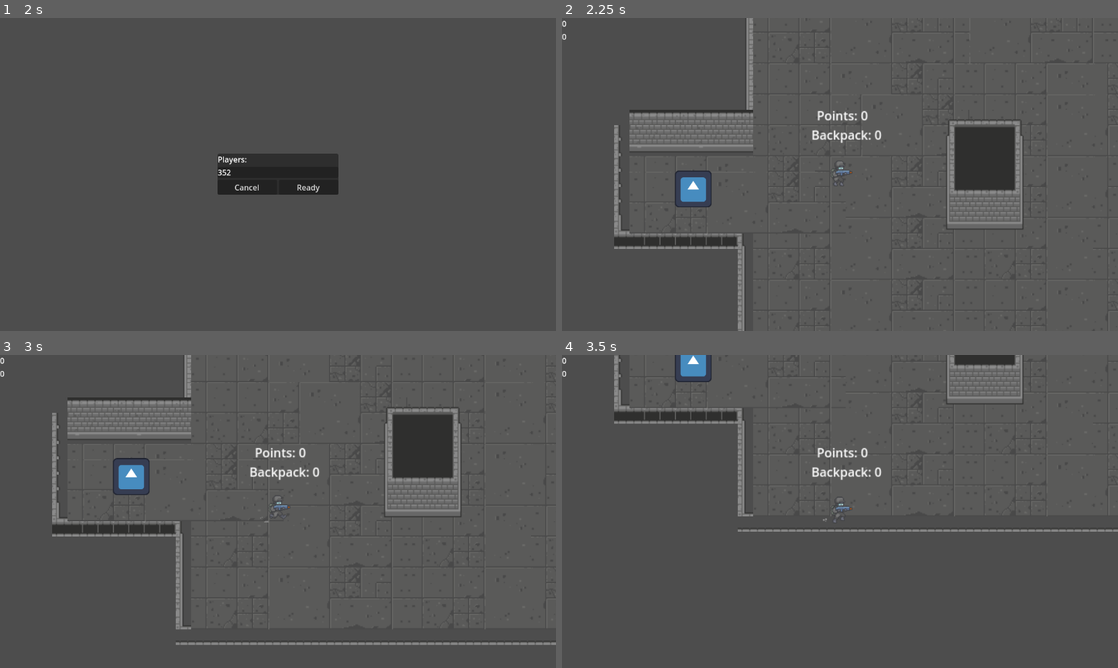
Above: before the commit, frames 1-4 (two rows, left to right).
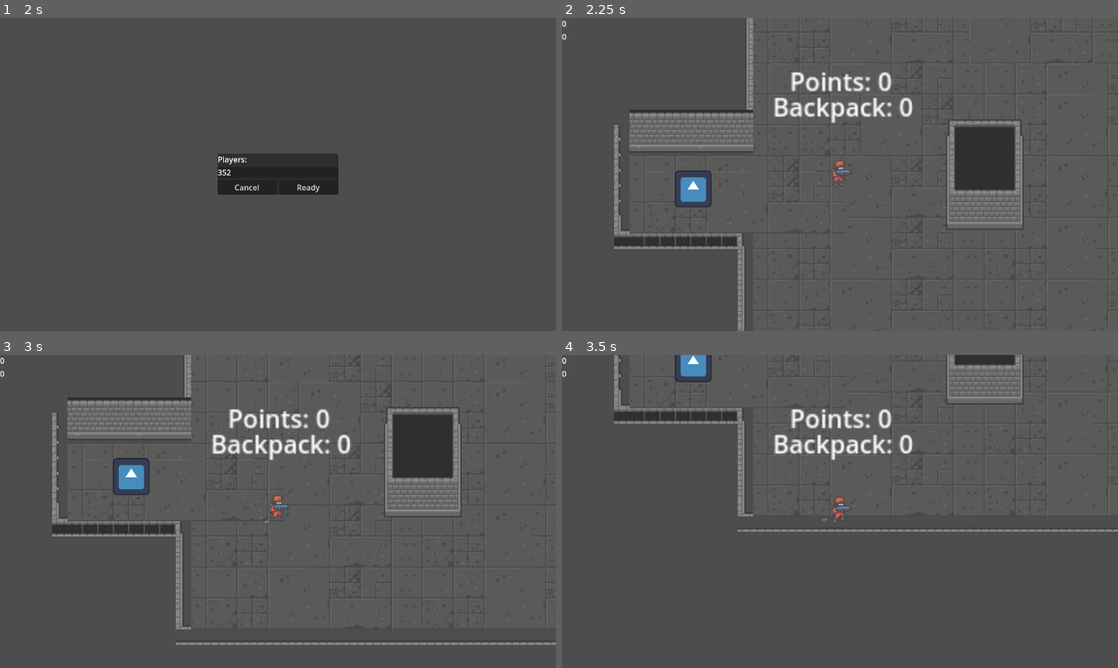
Above: after the commit, the same moments.

Repository: Milwer7/Tiamat-Studios-Game
Game: Godot game, scene res://scenes/lobby.tscn
Two runs of this game, one before a commit and one after it. Both use one fixed random seed, a clock stepped at 60 frames per second and the inputs below. The engine's default icon, where the game draws it, is replaced by a stand-in: a white triangle on a blue panel in a dark square.
Inputs:
- Up to frame 1 (2 s): tap Enter at 0.5 s; hold D (move_right) 0.53-1.25 s; tap E (pick) at 0.6 s; click "Host" at 1.25 s
- Up to frame 2 (2.25 s): click "Ready" at 2 s
- Up to frame 3 (3 s): hold S (move_down) from 2.78 s (still down); tap E (pick) at 2.85 s
- Up to frame 4 (3.5 s): keep holding S (move_down)

Frame 1 is identical in both runs. In frame 2, 1.8% of the frame differs, in the area x 38-64%, y 17-53%; in frame 3, 1.8%, in the area x 38-64%, y 17-52%; in frame 4, 1.8%.
Error in both runs: Cannot call method 'get_unique_id' on a null value. (res://scripts/lobby.gd:97)

Commit message:
sdfsdf

Diff:
--- a/scenes/Player.tscn
+++ b/scenes/Player.tscn
@@ -1,8 +1,9 @@
-[gd_scene load_steps=17 format=3 uid="uid://cs8sfu7xg4qbp"]
+[gd_scene load_steps=18 format=3 uid="uid://cs8sfu7xg4qbp"]
 
 [ext_resource type="Script" path="res://scripts/player.gd" id="1_jd037"]
 [ext_resource type="Texture2D" uid="uid://cmym3bta3vwig" path="res://assets/TeamGunner_By_SecretHideout_060519/CHARACTER_SPRITES/Black/Gunner_Black_Idle.png" id="2_t4fu1"]
-[ext_resource type="Texture2D" uid="uid://b43fdd43o7pqw" path="res://assets/TeamGunner_By_SecretHideout_060519/CHARACTER_SPRITES/Black/Gunner_Black_Run.png" id="3_5rw1f"]
+[ext_resource type="Texture2D" uid="uid://c73jrc30lth8m" path="res://assets/TeamGunner_By_SecretHideout_060519/CHARACTER_SPRITES/Red/Gunner_Red_Idle.png" id="3_a2g68"]
+[ext_resource type="Texture2D" uid="uid://4047g70hab2p" path="res://assets/TeamGunner_By_SecretHideout_060519/CHARACTER_SPRITES/Red/Gunner_Red_Run.png" id="4_auljk"]
 
 [sub_resource type="CapsuleShape2D" id="CapsuleShape2D_y08x6"]
 radius = 3.33333
@@ -88,7 +89,7 @@
 "times": PackedFloat32Array(0),
 "transitions": PackedFloat32Array(1),
 "update": 1,
-"values": [ExtResource("2_t4fu1")]
+"values": [ExtResource("3_a2g68")]
 }
 
 [sub_resource type="Animation" id="Animation_xay08"]
@@ -129,7 +130,7 @@
 "times": PackedFloat32Array(0),
 "transitions": PackedFloat32Array(1),
 "update": 1,
-"values": [ExtResource("3_5rw1f")]
+"values": [ExtResource("4_auljk")]
 }
 
 [sub_resource type="AnimationLibrary" id="AnimationLibrary_43vc3"]
@@ -167,6 +168,7 @@
 script = ExtResource("1_jd037")
 
 [node name="CollisionShape2D" type="CollisionShape2D" parent="."]
+visible = false
 position = Vector2(-2, 10)
 scale = Vector2(3, 3)
 shape = SubResource("CapsuleShape2D_y08x6")
@@ -176,28 +178,30 @@
 [node name="Sprite2D" type="Sprite2D" parent="Pivot"]
 texture = ExtResource("2_t4fu1")
 hframes = 5
-frame = 3
 
 [node name="CollectionArea" type="Area2D" parent="."]
 
 [node name="CollisionShape2D" type="CollisionShape2D" parent="CollectionArea"]
+visible = false
 shape = SubResource("CircleShape2D_rfwvt")
 
 [node name="Label" type="Label" parent="."]
-offset_left = -37.0
-offset_top = -63.0
-offset_right = 77.0
-offset_bottom = -26.0
+offset_left = -87.0
+offset_top = -111.0
+offset_right = 27.0
+offset_bottom = -74.0
+scale = Vector2(2, 2)
 text = "Backpack: 0"
 
 [node name="depositDelay" type="Timer" parent="."]
 one_shot = true
 
 [node name="Label2" type="Label" parent="."]
-offset_left = -30.0
-offset_top = -88.0
-offset_right = 57.0
-offset_bottom = -61.0
+offset_left = -65.0
+offset_top = -144.0
+offset_right = 22.0
+offset_bottom = -117.0
+scale = Vector2(2, 2)
 text = "Points: 0
 "
 
@@ -212,7 +216,6 @@
 [node name="AnimationTree" type="AnimationTree" parent="."]
 tree_root = SubResource("AnimationNodeStateMachine_om21u")
 anim_player = NodePath("../AnimationPlayer")
-active = true
 parameters/playback = SubResource("AnimationNodeStateMachinePlayback_mmd1w")
 
 [connection signal="area_entered" from="CollectionArea" to="." method="_on_collection_area_area_entered"]
